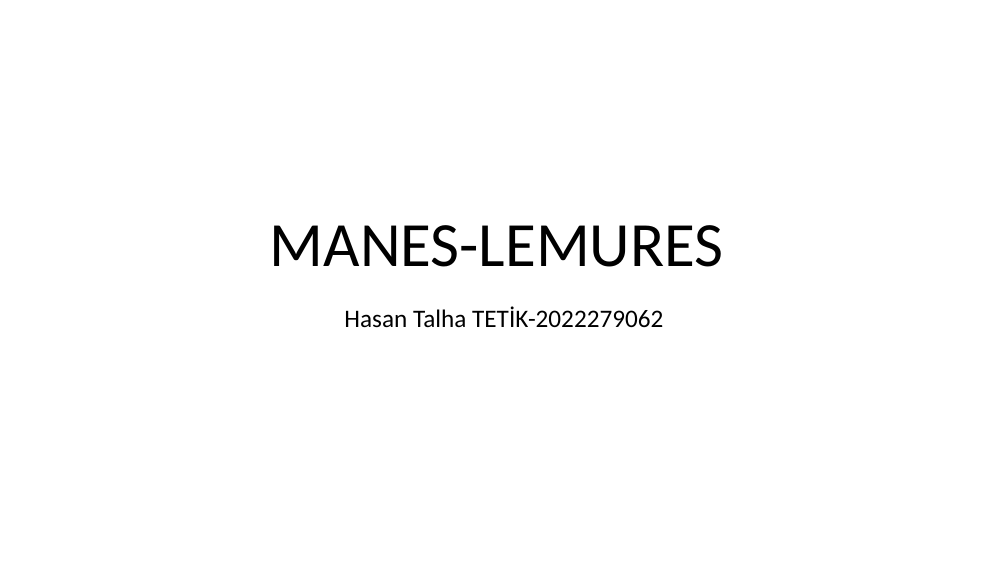
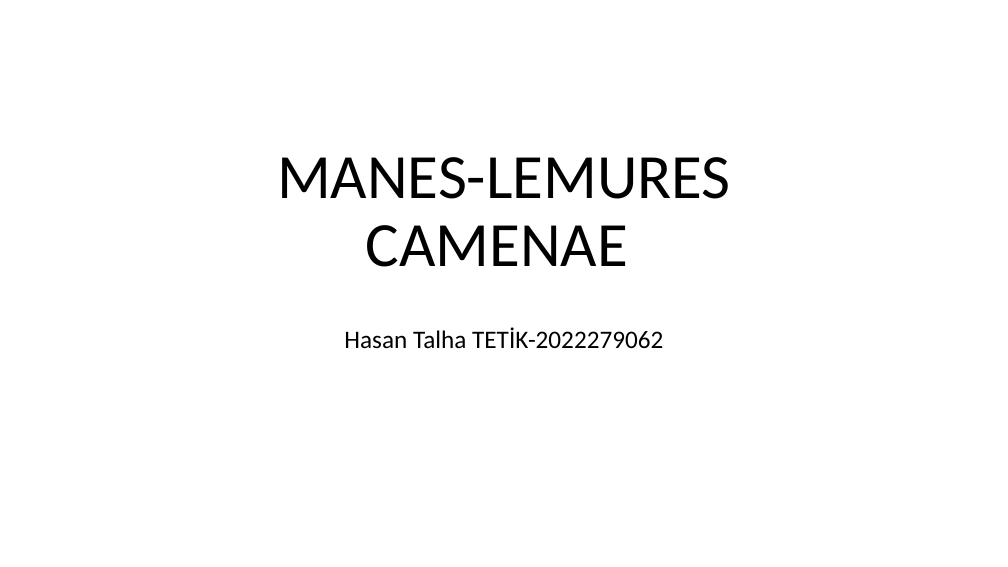
Before and after one commit to HasanTalhaT/hasantalhat.github.io, a slide deck: slide 1 of hasan.pptx. Drawn at 1008x567 pixels with LibreOffice and Linux fonts; fonts in the diff are those of the drawing. Boxes give left, top, right and bottom in pixels: in the first picture for what was removed or moved away, otherwise in the second. Text is boxed around its words. In the diff, an @@ line names an element or a change of style, - is before the commit and + after.

```diff
--- a/hasan.pptx
+++ b/hasan.pptx
@@ title at [277,157,731,267]: text changed @@
-MANES-LEMURES
+MANES-LEMURES
+CAMENAE
@@ subtitle "Hasan Talha TETİK-2022279062": place and size @@
-subtitle "Hasan Talha TETİK-2022279062" at [344,307,663,328]
+subtitle "Hasan Talha TETİK-2022279062" at [344,328,663,349]
```
Also in this commit, not shown: 1 other slide changed.
